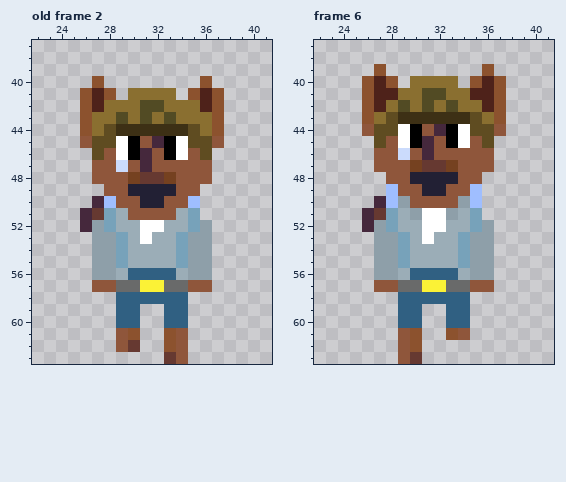
File history of a pixel-art file, Assets/Sprites/Player/Move/Griffith_Move_Down_V2.aseprite. Above is the file before it was changed.
64x64 pixels, 6 frames. Shown: old frame 2: x 22..41, y 37..63; frame 6: x 22..41, y 37..63. The commit also changed other frames, which this record leaves out.
The result:
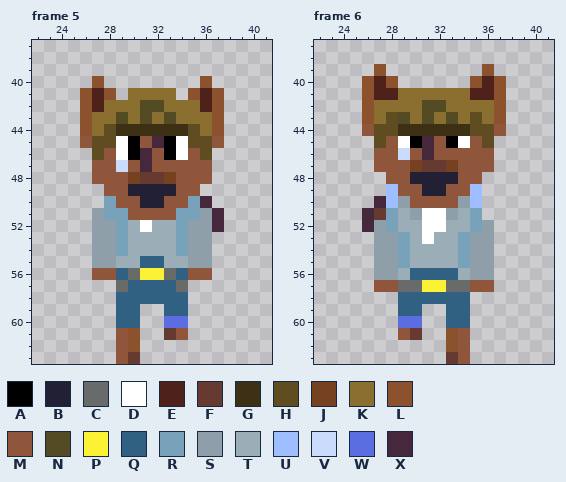
Palette (. is transparent): A #000000  B #222034  C #696a6a  D #ffffff  E #4e221a  F #663931  G #3d3015  H #5f4c21  J #754120  K #8a6f30  L #8c522e  M #8f563b  N #524b24  P #fbf236  Q #306082  R #77a2ba  S #8e9fa9  T #9badb7  U #9fbeff  V #cbdbfc  W #5b6ee1  X #45283c
A new or re-ordered frame is compared with the old frame closest to it.
What changed:
frames re-ordered
Frame 5 against old frame 2, layers "Lower Body", "Upper Body", "Tail":
y 50: x 27..28 XU -> .R; x 35..36 U. -> RX
y 51: x 26..27 XF -> .S; x 29 T -> R; x 34 T -> R; x 36..37 .. -> SX
y 52: x 26 X -> .; x 28..29 RT -> SR; x 32 D -> T; x 34..35 TR -> RS; x 37 . -> X
y 53: x 31 D -> T
y 55: x 29 R -> T; x 31..32 TT -> QQ; x 34 R -> T
y 56: x 27..36 SSTQQQQTSS -> MMQCPPCQMM
y 57: x 27..28 MM -> ..; x 30..33 CPPC -> QQQQ; x 35..36 MM -> ..
y 60: x 33..34 QQ -> WW
y 61: x 33 L -> F
y 62: x 30 F -> L; x 33..34 LM -> ..
y 63: x 29..30 .. -> MF; x 33..34 FM -> ..
Frame 6, layers "Hat", "Lower Body":
y 40: x 30..33 KKKK -> ....
y 41: x 31..32 NN -> KK
y 42: x 27 E -> K; x 29 N -> K; x 32..33 KN -> NK; x 36 E -> K
y 43: x 29..34 GGGGGG -> NKNKNK
y 44: x 29..34 DAMXAD -> GGGGGG
y 60: x 29..30 QQ -> WW
y 61: x 30 L -> F
y 62: x 29..30 ML -> ..; x 33..34 .. -> LM
y 63: x 29..30 MF -> ..; x 33..34 .. -> FM
Pixel boxes of the changes (left, top, right, bottom) in both pictures:
changed: (80, 196, 224, 364)
changed: (374, 76, 494, 136)
changed: (398, 316, 470, 364)
